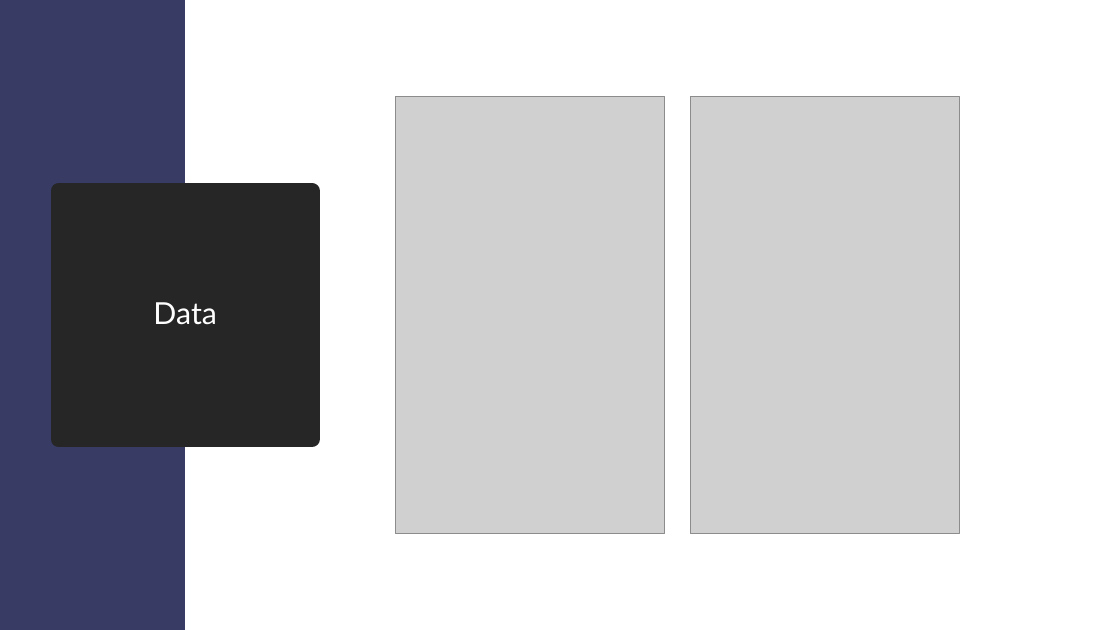
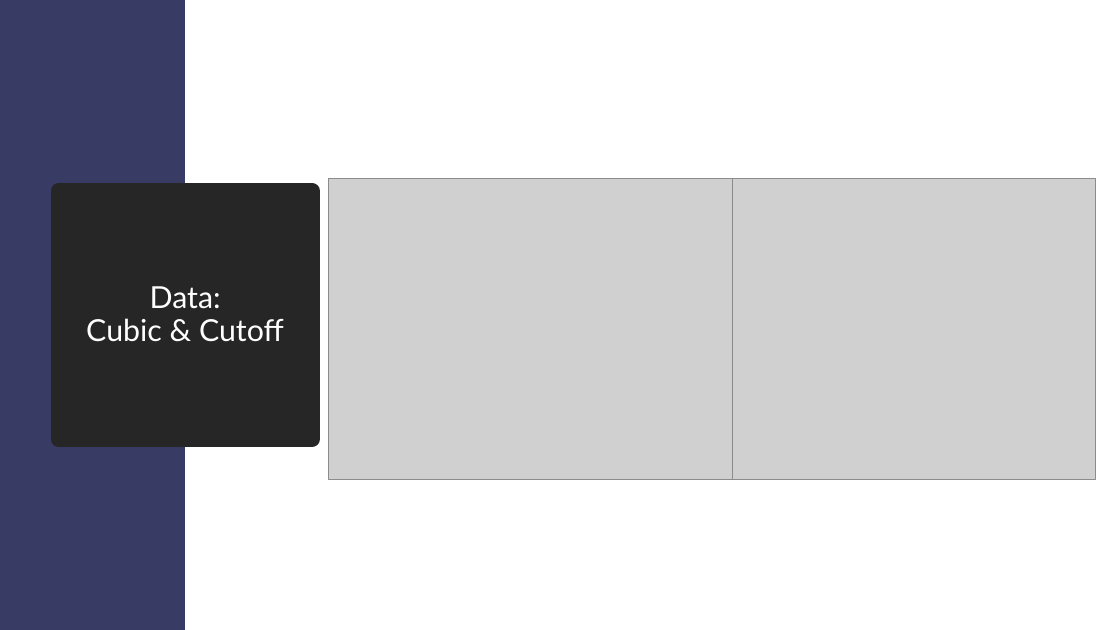
Before and after one commit to EmmaDirk/MachineLearning-BCA, a slide deck: slide 7 of Presentations/Presentation_11_18_25.pptx. Drawn at 1120x630 pixels with LibreOffice and Linux fonts; fonts in the diff are those of the drawing; grey boxes stand for pictures. Boxes give left, top, right and bottom in pixels: in the first picture for what was removed or moved away, otherwise in the second. Text is boxed around its words. In the diff, an @@ line names an element or a change of style, - is before the commit and + after.

```diff
--- a/Presentations/Presentation_11_18_25.pptx
+++ b/Presentations/Presentation_11_18_25.pptx
@@ picture resized from (x1=396, y1=97, x2=665, y2=534) to (x1=329, y1=179, x2=733, y2=481) @@
@@ picture resized from (x1=690, y1=97, x2=960, y2=534) to (x1=691, y1=179, x2=1096, y2=481) @@
@@ title at (x1=86, y1=286, x2=284, y2=342): text changed @@
-Data
+Data:
+Cubic & Cutoff
```
Also in this commit, not shown: 3 other slides changed, 2 slides added, 1 slide removed, 4 other files.
